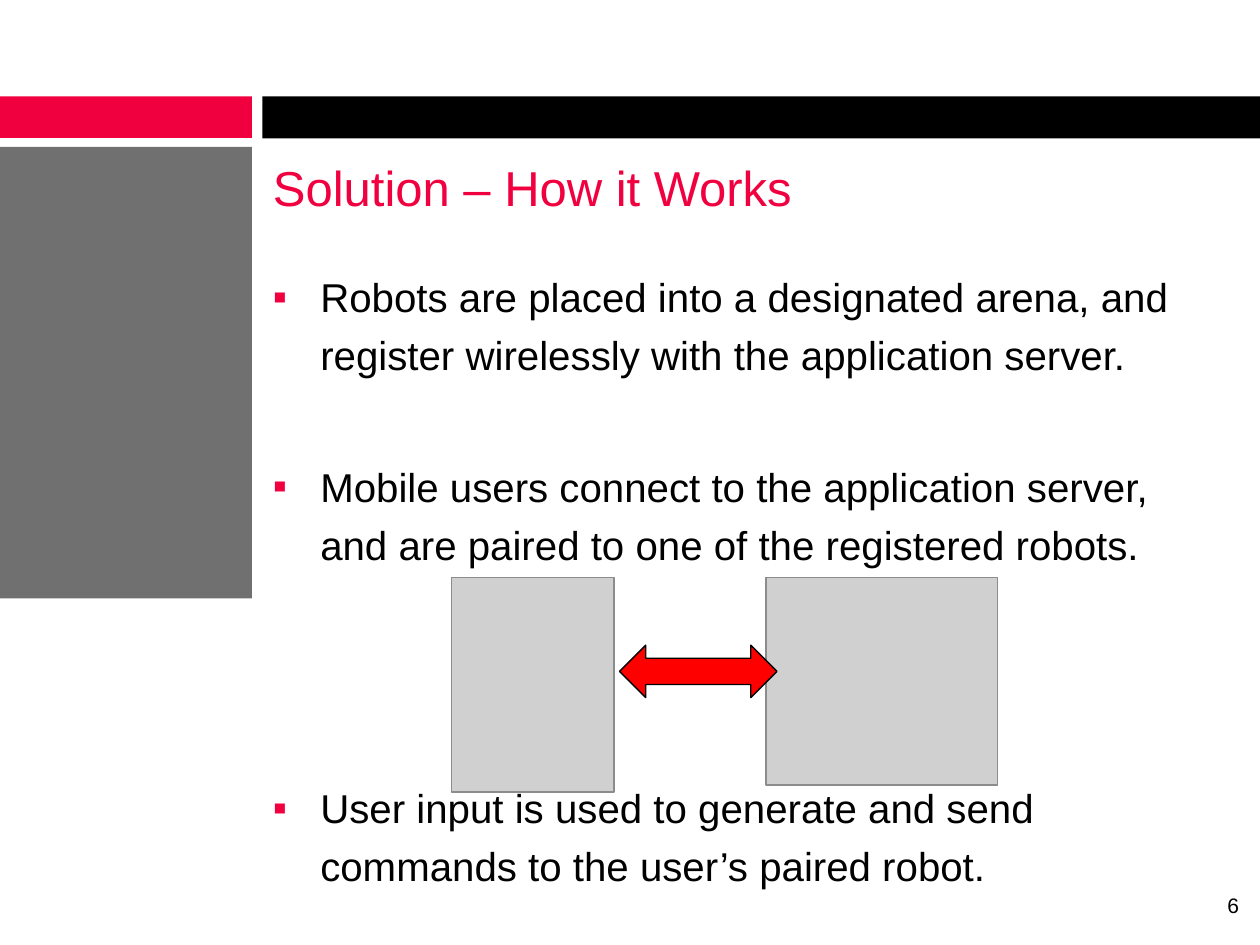
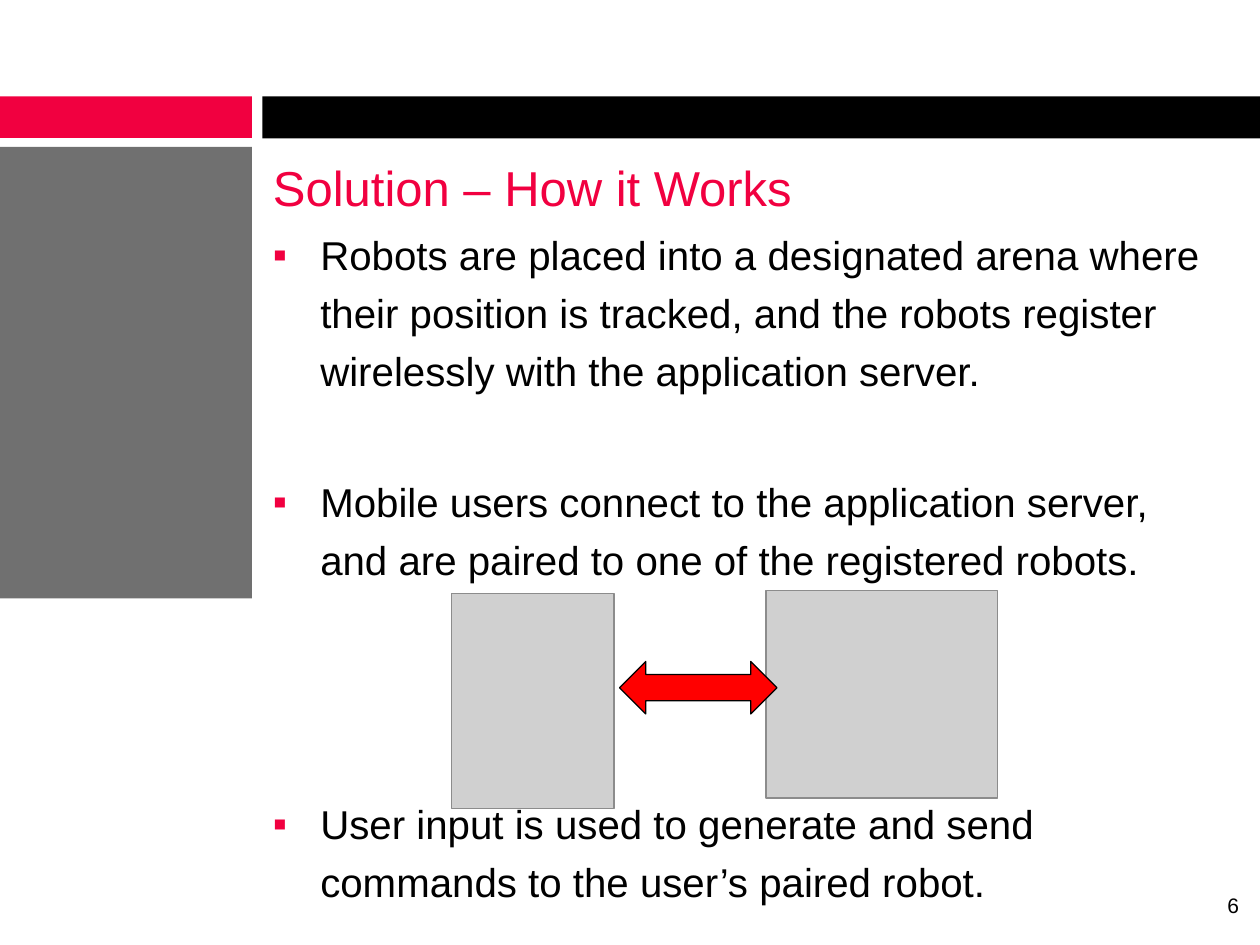
Before and after one commit to alexcraig/RoboWars, a slide deck: slide 6 of docs/presentation_slides/RoboWarsPresentation_AlexCraig.pptx. Drawn at 1260x945 pixels with LibreOffice and Linux fonts; fonts in the diff are those of the drawing; grey boxes stand for pictures; background and template pictures are left out. Boxes give left, top, right and bottom in pixels: in the first picture for what was removed or moved away, otherwise in the second. Text is boxed around its words. In the diff, an @@ line names an element or a change of style, - is before the commit and + after.

```diff
--- a/docs/presentation_slides/RoboWarsPresentation_AlexCraig.pptx
+++ b/docs/presentation_slides/RoboWarsPresentation_AlexCraig.pptx
@@ text "Robots are placed into a ...": place and size @@
-text "Robots are placed into a ..." at (320, 283, 1168, 889)
+text "Robots are placed into a ..." at (320, 241, 1200, 905)
@@ text at (320, 241, 1200, 394): text changed @@
-▪ Robots are placed into a designated arena, and register wirelessly with the application server.
+▪ Robots are placed into a designated arena where their position is tracked, and the robots register wirelessly with the application server.
@@ 2 pictures, 1 left right arrow: place and size @@
-2 pictures, 1 left right arrow at (451, 577, 998, 791)
+2 pictures, 1 left right arrow at (451, 591, 998, 808)
```
Also in this commit, not shown: 6 other slides changed, 1 slide added.
